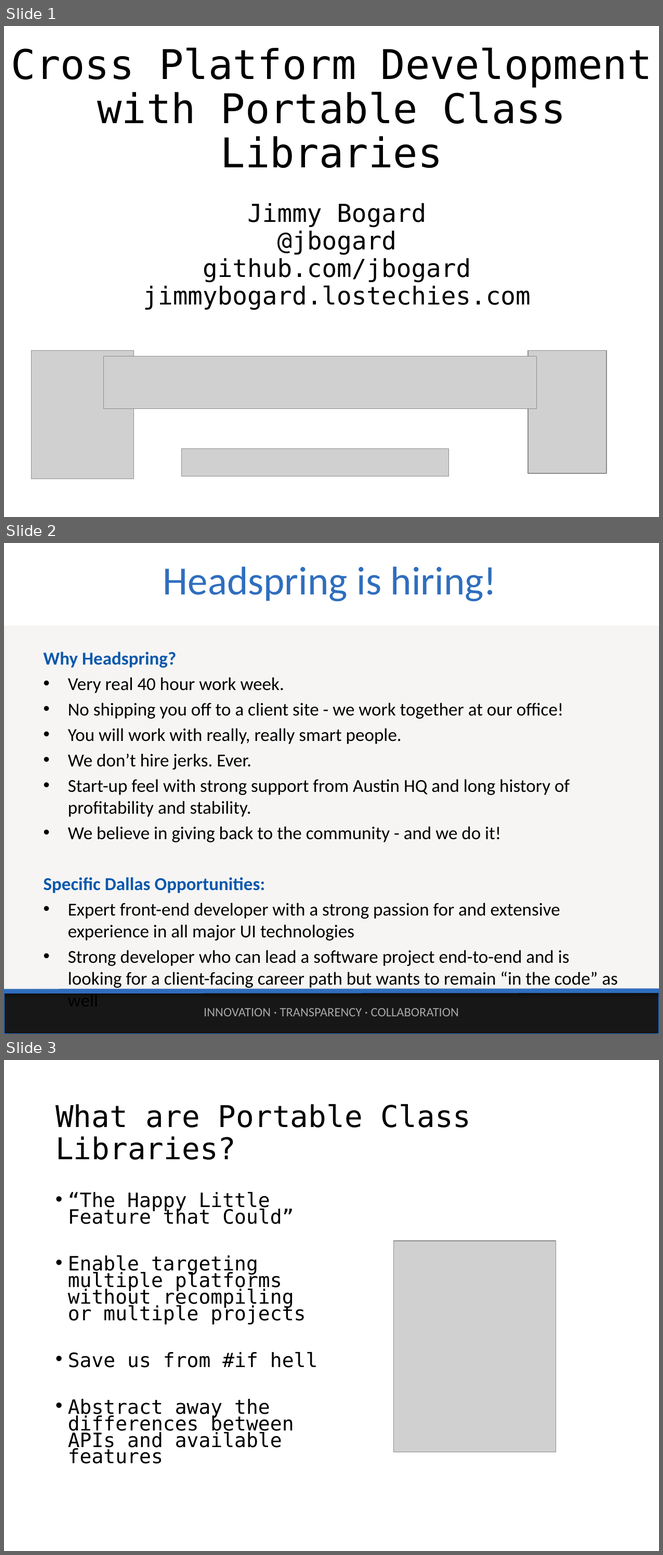
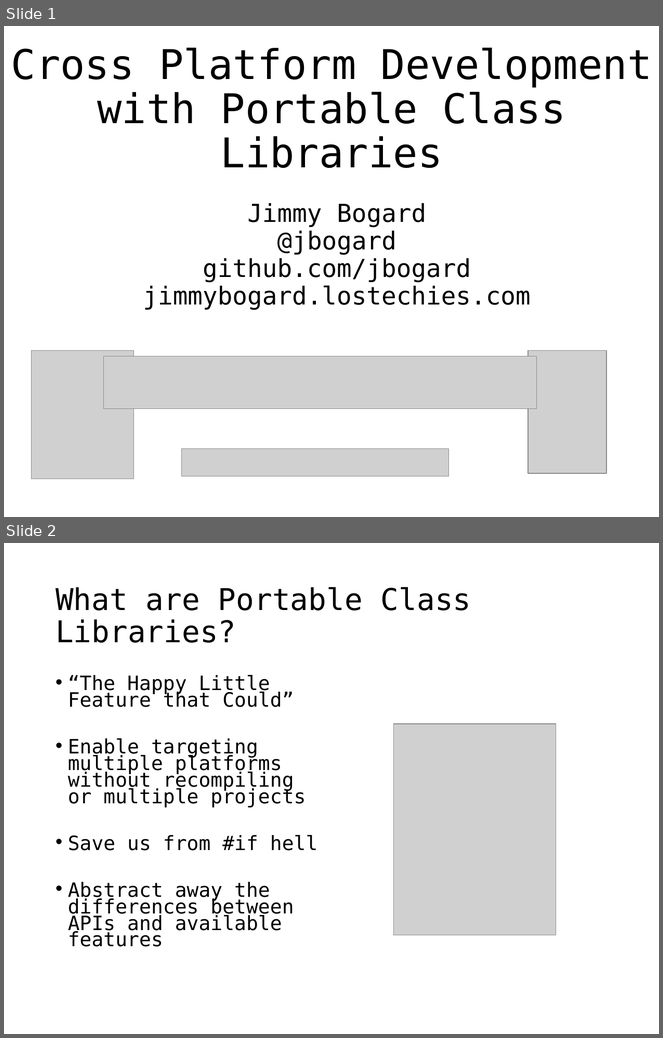
Before and after one commit to jbogard/presentations, a slide deck: CrossPlatformDev/CrossPlatformDev.pptx. Shown one above the other, each under a label of ours: slides 1, 2 and 3 before the commit, slides 1 and 2 after it. The pictures are 663x1555 and 663x1038 pixels, drawn with LibreOffice and Linux fonts; fonts in the diff are those of the drawing; grey boxes stand for pictures; background and template pictures are left out. Boxes give left, top, right and bottom in pixels: in the first picture for what was removed or moved away, otherwise in the second. Text is boxed around its words. In the diff, an @@ line names an element or a change of style, - is before the commit and + after.

```diff
--- a/CrossPlatformDev/CrossPlatformDev.pptx
+++ b/CrossPlatformDev/CrossPlatformDev.pptx
@@ slide 2 removed at (4,543,659,1034), background #FFFFFF @@
@@ title removed at (163,566,497,602) @@
-Headspring is hiring!
@@ rectangle removed at (4,626,659,991) @@
@@ text removed at (44,652,618,990) @@
-Why Headspring?
-• Very real 40 hour work week.
-• No shipping you off to a client site - we work together at our office!
-• You will work with really, really smart people.
-• We don’t hire jerks. Ever.
-• Start-up feel with strong support from Austin HQ and long history of profitability and stability.
-• We believe in giving back to the community - and we do it!
-Specific Dallas Opportunities:
-• Expert front-end developer with a strong passion for and extensive experience in all major UI technologies
-• Strong developer who can lead a software project end-to-end and is looking for a client-facing career path but wants to remain “in the code” as well
@@ rectangle removed at (4,992,659,1034) @@
@@ line removed from (4, 992) to (659, 991) @@
@@ text removed at (204,1008,459,1017) @@
-INNOVATION · TRANSPARENCY · COLLABORATION
@@ what was slide 3 is now slide 2 @@
```
Also in this commit, not shown: 1 slide added, 55 other files.
